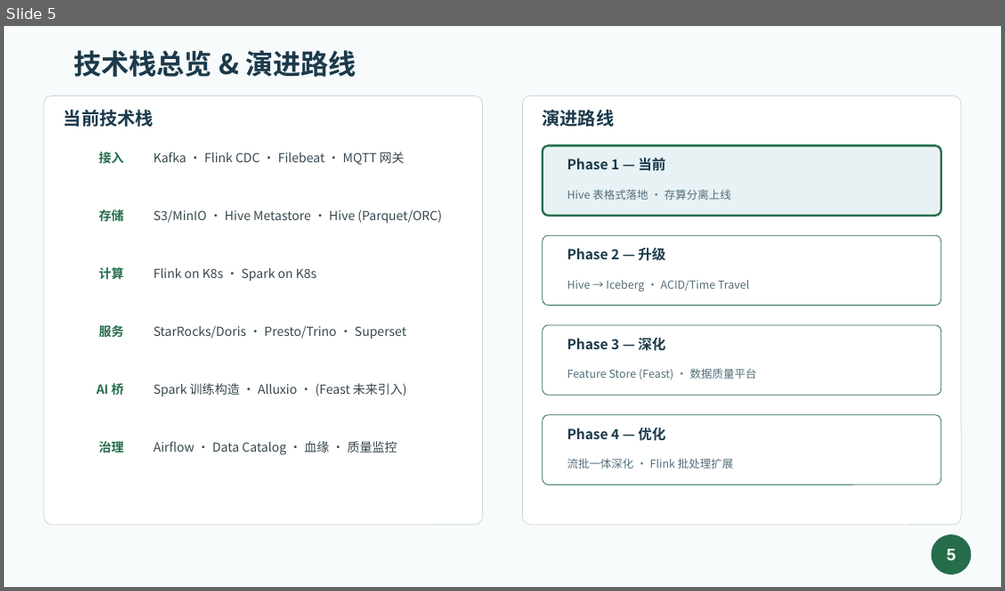
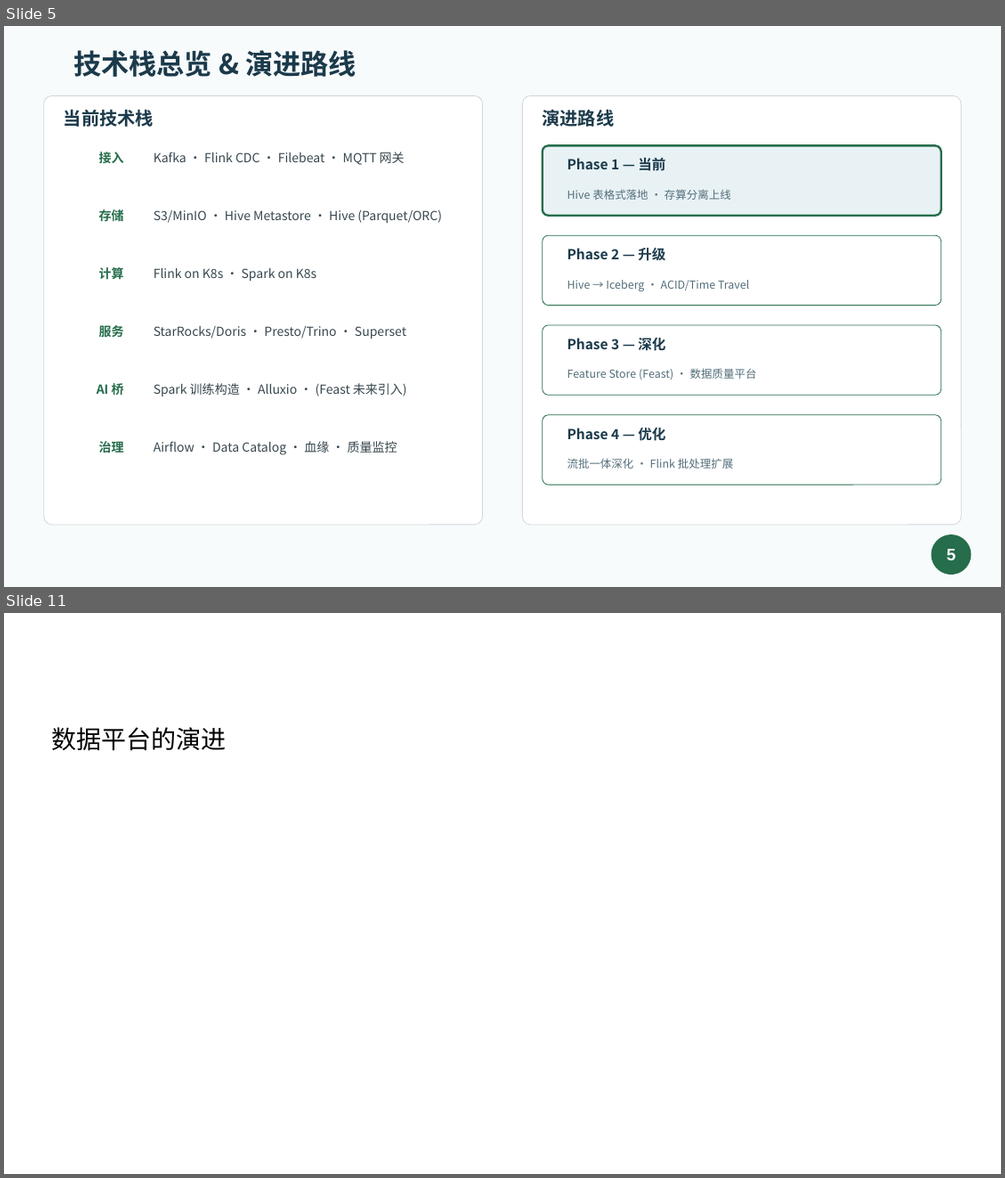
Before and after one commit to duanng/Agent_plan, a slide deck: 数据平台与计算平台/data-platform-architecture.pptx. Shown one above the other, each under a label of ours: slide 5 before the commit, slides 5 and 11 after it; the slides between them are not shown. The pictures are 1005x591 and 1005x1178 pixels, drawn with LibreOffice and Linux fonts; fonts in the diff are those of the drawing. Boxes give left, top, right and bottom in pixels: in the first picture for what was removed or moved away, otherwise in the second. Text is boxed around its words. In the diff, an @@ line names an element or a change of style, - is before the commit and + after.

```diff
--- a/数据平台与计算平台/data-platform-architecture.pptx
+++ b/数据平台与计算平台/data-platform-architecture.pptx
@@ slide 11 added at (4, 613, 1001, 1174), background #FFFFFF @@
@@ text added at (51, 727, 226, 751), 18 pt, text #000000 @@
+数据平台的演进
```
Also in this commit, not shown: 5 other slides added, 6 other files.
